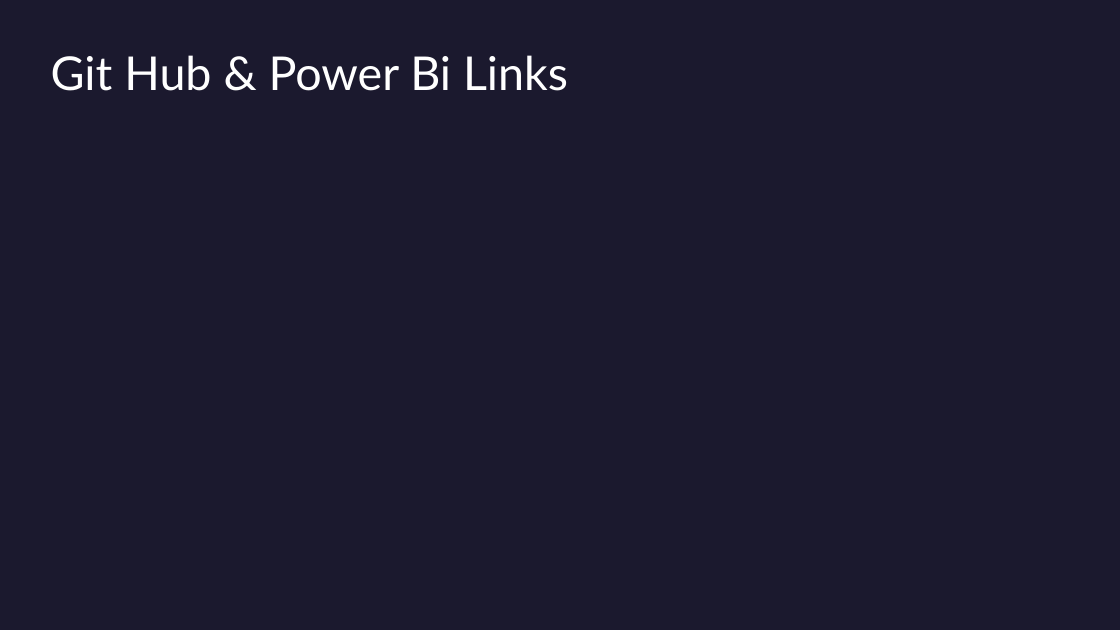
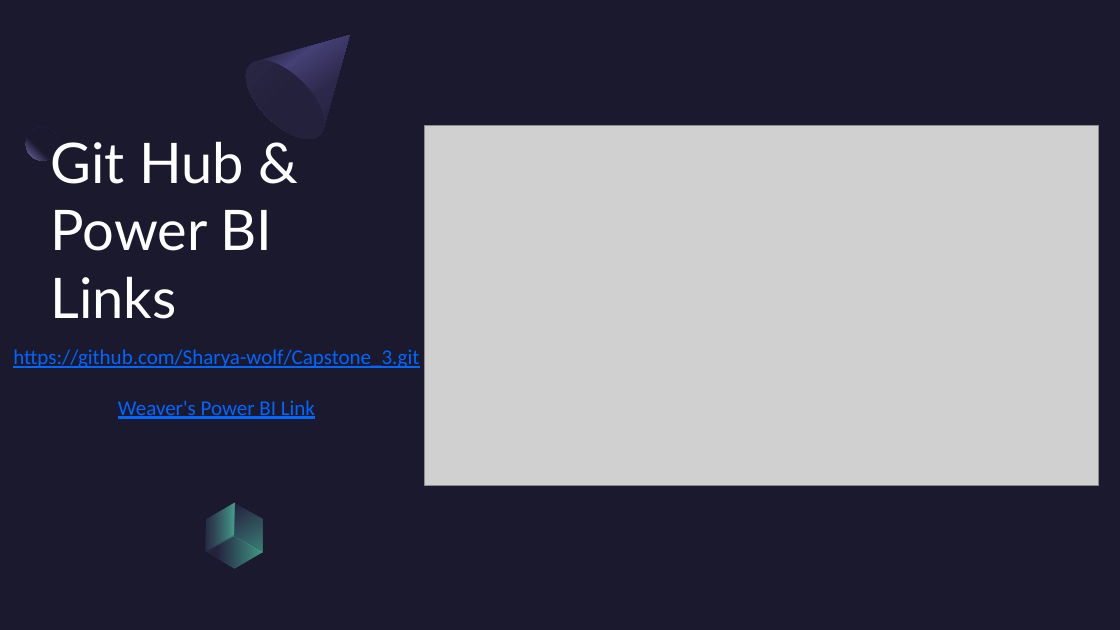
Before and after one commit to Sharya-wolf/Capstone_3, a slide deck: slide 8 of Weaver Presentation.pptx (slide 7 before the commit). Drawn at 1120x630 pixels with LibreOffice and Linux fonts; fonts in the diff are those of the drawing; grey boxes stand for pictures. Boxes give left, top, right and bottom in pixels: in the first picture for what was removed or moved away, otherwise in the second. Text is boxed around its words. In the diff, an @@ line names an element or a change of style, - is before the commit and + after.

Commit message:
Correct PowerPoint

```diff
--- a/Weaver Presentation.pptx
+++ b/Weaver Presentation.pptx
@@ rectangle added at (0, 0, 1120, 630), fill #1B192E @@
@@ freeform shape added at (232, 0, 384, 153), fill gradient #2C284A to #454075 to #1B192E @@
@@ title "Git Hub & Power BI ..." at (51, 141, 273, 319): vertical alignment top to bottom @@
@@ ellipse added at (233, 47, 338, 153), fill gradient #23213C to #2C284A @@
@@ ellipse added at (26, 128, 59, 160), fill gradient #1B192E to #7771B2 @@
@@ title at (51, 141, 273, 319): text changed; size 40 to 48 pt @@
-Git Hub & Power Bi Links
+Git Hub & Power BI Links
@@ picture added at (424, 126, 1099, 486) @@
@@ text added at (13, 349, 419, 419), 18 pt, text #0066FF, underline @@
+https://github.com/Sharya-wolf/Capstone_3.git
+Weaver's Power BI Link
@@ freeform shape added at (191, 504, 248, 552), fill gradient #2C284A to #5BEFC1 @@
@@ freeform shape added at (220, 495, 278, 561), fill gradient #2C284A to #5BEFC1 @@
@@ freeform shape added at (206, 528, 263, 577), fill gradient #2C284A to #5BEFC1 @@
```
Also in this commit, not shown: 3 other slides changed, 5 slides added, 4 slides removed.
